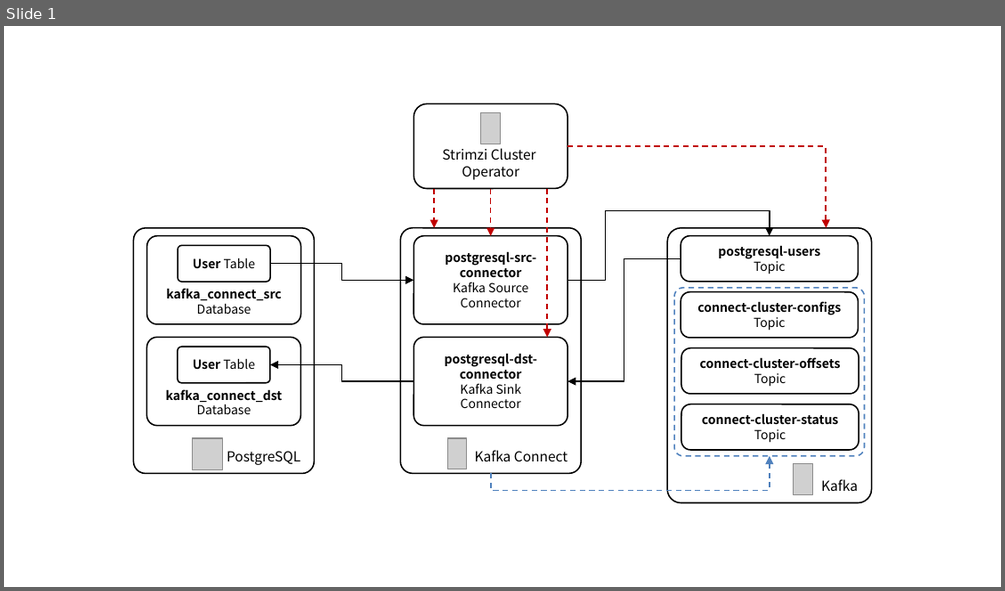
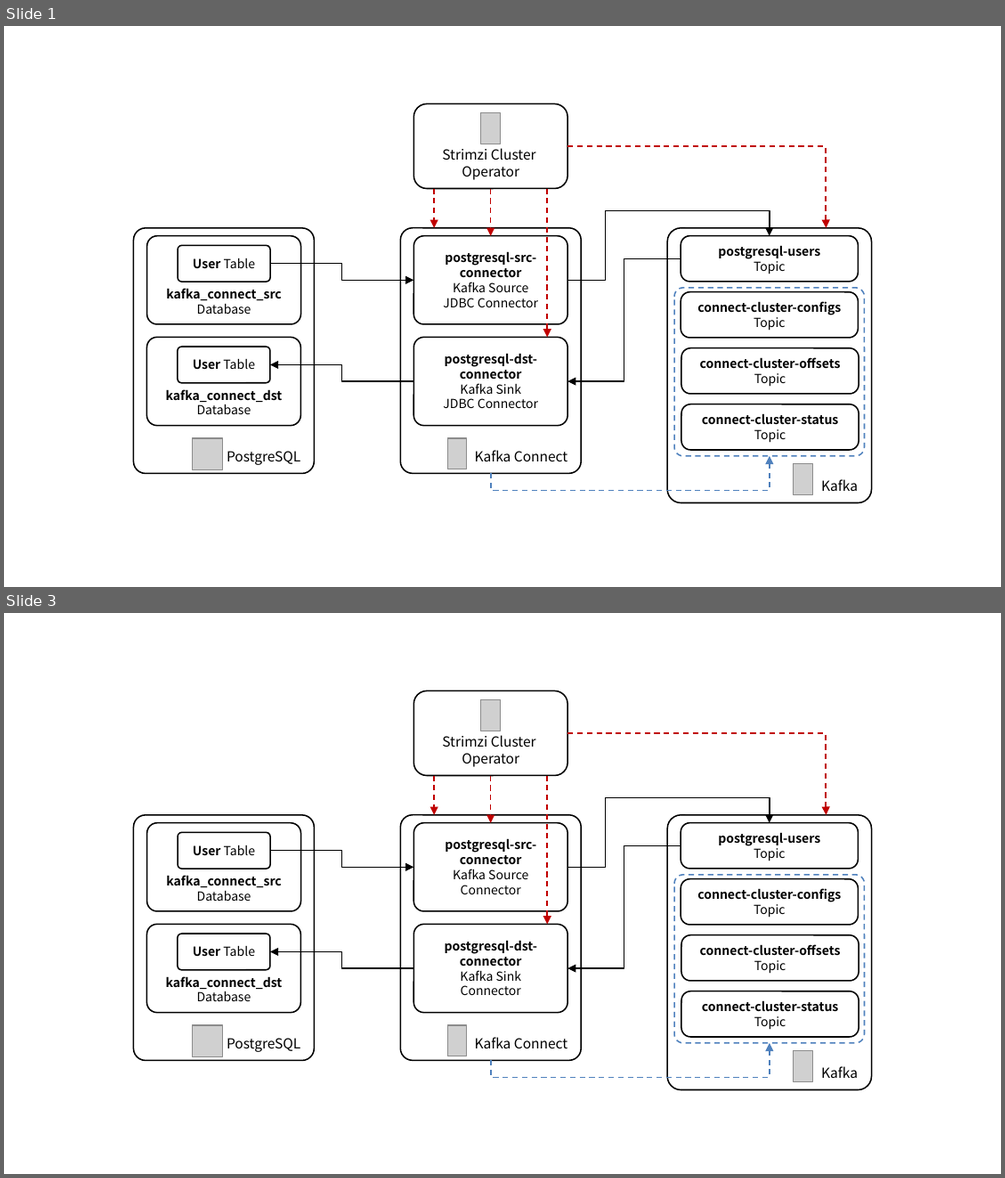
Before and after one commit to ssup2/blog-software, a slide deck: content/docs/record/kafka-jdbc-connector-orangepi5-cluster/images/images.pptx. Shown one above the other, each under a label of ours: slide 1 before the commit, slides 1 and 3 after it; the slides between them are not shown. The pictures are 1005x591 and 1005x1178 pixels, drawn with LibreOffice and Linux fonts; fonts in the diff are those of the drawing; grey boxes stand for pictures. Boxes give left, top, right and bottom in pixels: in the first picture for what was removed or moved away, otherwise in the second. Text is boxed around its words. In the diff, an @@ line names an element or a change of style, - is before the commit and + after.

```diff
--- a/content/docs/record/kafka-jdbc-connector-orangepi5-cluster/images/images.pptx
+++ b/content/docs/record/kafka-jdbc-connector-orangepi5-cluster/images/images.pptx
@@ slide 1 added at (x1=4, y1=26, x2=1001, y2=587), background #FFFFFF @@
@@ rounded rectangle added at (x1=413, y1=103, x2=567, y2=189), outline #000000 1 pt, 10 pt, text #000000 @@
+Strimzi Cluster
+Operator
@@ picture added at (x1=481, y1=112, x2=501, y2=143) @@
@@ elbow arrow added from (567, 147) to (826, 228), #C00000 1 pt dashed @@
@@ elbow arrow added from (435, 189) to (435, 228), #C00000 1 pt dashed @@
@@ elbow arrow added from (491, 189) to (491, 235), #C00000 1 pt dashed @@
@@ elbow arrow added from (547, 189) to (547, 337), #C00000 1 pt dashed @@
@@ elbow arrow added from (567, 281) to (769, 235), #000000 1 pt @@
@@ rounded rectangle added at (x1=134, y1=228, x2=314, y2=474), outline #000000 1 pt, 10 pt, text #000000 @@
+PostgreSQL
@@ rounded rectangle added at (x1=146, y1=235, x2=300, y2=324), outline #000000 1 pt, 9 pt, text #000000, bold @@
+kafka_connect_src
+Database
@@ rounded rectangle added at (x1=401, y1=228, x2=581, y2=474), outline #000000 1 pt, 10 pt, text #000000 @@
+Kafka Connect
@@ rounded rectangle added at (x1=413, y1=235, x2=567, y2=324), outline #000000 1 pt, 9 pt, text #000000, bold @@
+postgresql-src-connector
+Kafka Source
+JDBC Connector
@@ rounded rectangle added at (x1=667, y1=228, x2=871, y2=503), outline #000000 1 pt, 10 pt, text #000000 @@
+Kafka
@@ rounded rectangle added at (x1=680, y1=235, x2=858, y2=281), outline #000000 1 pt, 9 pt, text #000000, bold @@
+postgresql-users
+Topic
@@ rounded rectangle added at (x1=178, y1=245, x2=270, y2=281), outline #000000 1 pt, 9 pt, text #000000 @@
+User Table
@@ elbow arrow added from (270, 264) to (413, 281), #000000 1 pt @@
@@ elbow arrow added from (680, 258) to (567, 381), #000000 1 pt @@
@@ rounded rectangle added at (x1=674, y1=287, x2=865, y2=456), outline #4F81BD 1 pt dashed @@
@@ rounded rectangle added at (x1=680, y1=292, x2=858, y2=338), outline #000000 1 pt, 9 pt, text #000000, bold @@
+connect-cluster-configs
+Topic
@@ rounded rectangle added at (x1=146, y1=337, x2=300, y2=426), outline #000000 1 pt, 9 pt, text #000000, bold @@
+kafka_connect_dst
+Database
@@ rounded rectangle added at (x1=413, y1=337, x2=567, y2=426), outline #000000 1 pt, 9 pt, text #000000, bold @@
+postgresql-dst-connector
+Kafka Sink
+JDBC Connector
@@ rounded rectangle added at (x1=178, y1=346, x2=270, y2=382), outline #000000 1 pt, 9 pt, text #000000 @@
+User Table
@@ elbow arrow added from (413, 381) to (270, 365), #000000 1 pt @@
@@ rounded rectangle added at (x1=680, y1=348, x2=858, y2=394), outline #000000 1 pt, 9 pt, text #000000, bold @@
+connect-cluster-offsets
+Topic
@@ rounded rectangle added at (x1=680, y1=403, x2=858, y2=450), outline #000000 1 pt, 9 pt, text #000000, bold @@
+connect-cluster-status
+Topic
@@ picture added at (x1=193, y1=438, x2=222, y2=468) @@
@@ picture added at (x1=447, y1=438, x2=467, y2=468) @@
@@ elbow arrow added from (491, 474) to (769, 456), #4F81BD 1 pt dashed @@
@@ picture added at (x1=793, y1=464, x2=812, y2=494) @@
@@ what was slide 1 is now slide 3 @@
```
Also in this commit, not shown: 7 other files.
